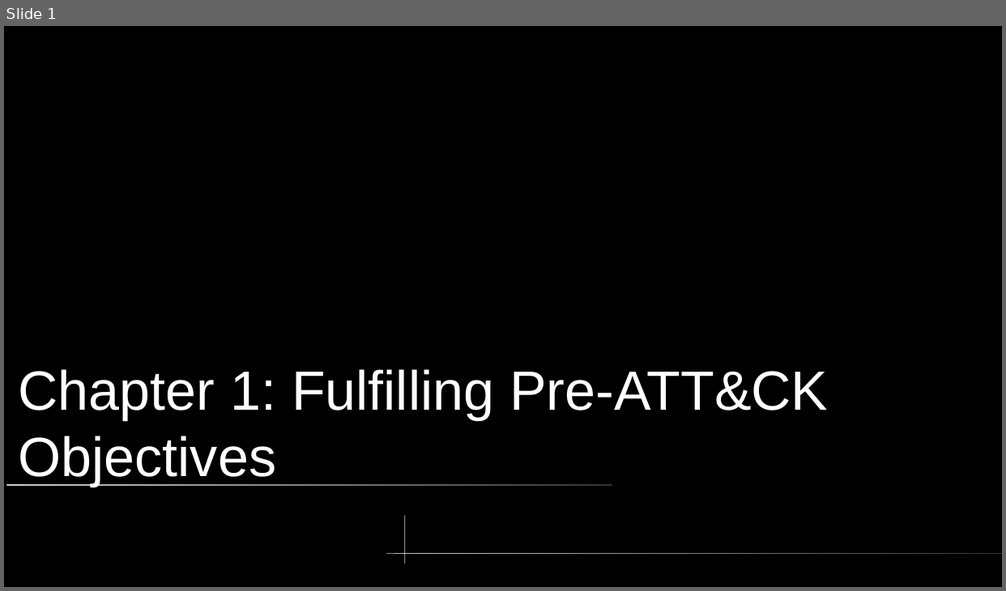
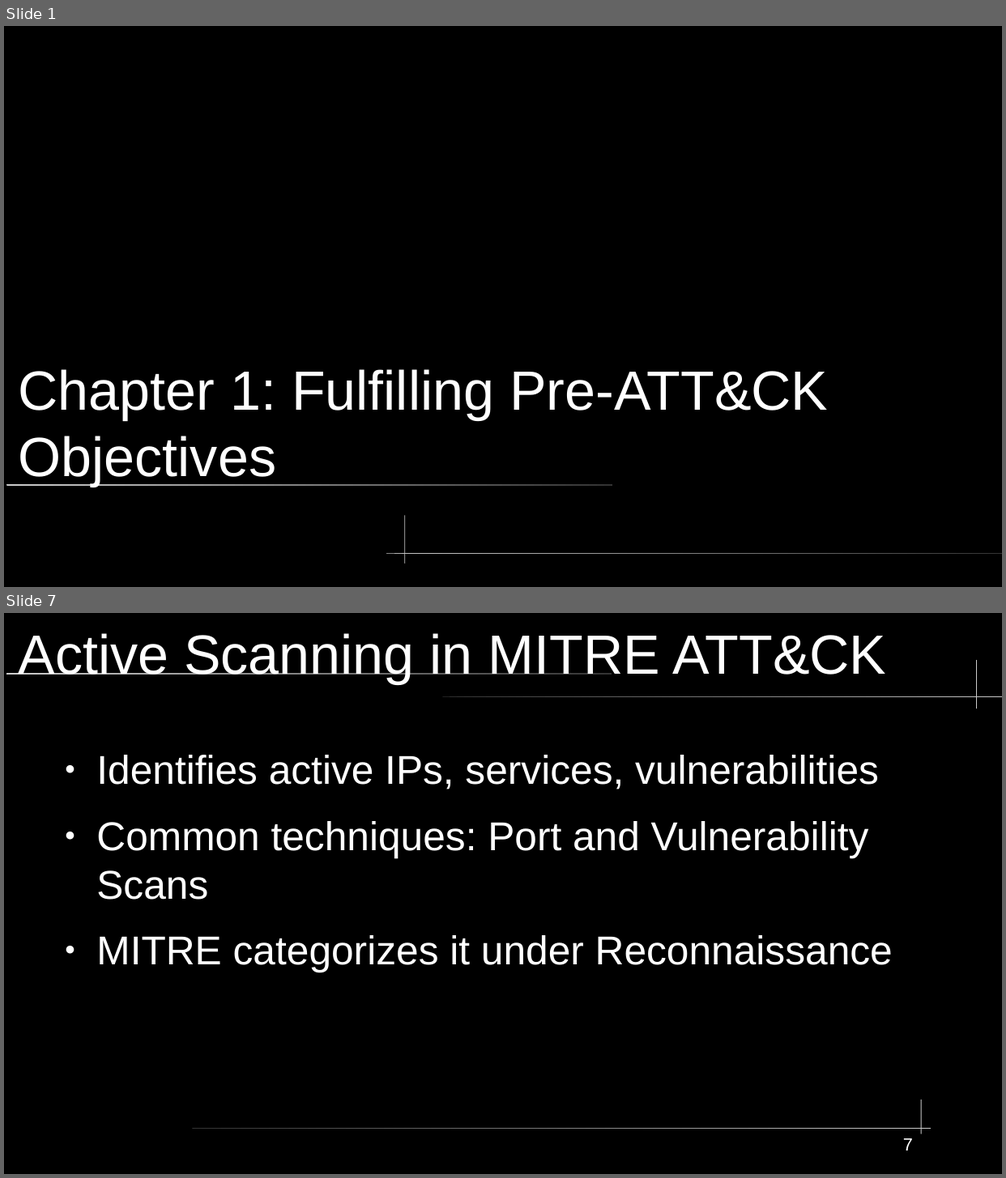
Before and after one commit to xXxSpicyBoiiixXx/COMPSFI-212, a slide deck: Cyber-Chapters/Chapter 1/Chapter1.odp. Shown one above the other, each under a label of ours: slide 1 before the commit, slides 1 and 7 after it; the slides between them are not shown. The pictures are 1006x591 and 1006x1178 pixels, drawn with LibreOffice and Linux fonts; fonts in the diff are those of the drawing. Boxes give left, top, right and bottom in pixels: in the first picture for what was removed or moved away, otherwise in the second. Text is boxed around its words. In the diff, an @@ line names an element or a change of style, - is before the commit and + after.

```diff
--- a/Cyber-Chapters/Chapter 1/Chapter1.odp
+++ b/Cyber-Chapters/Chapter 1/Chapter1.odp
@@ slide 7 added at bbox=[4, 613, 1002, 1174], background #000000 @@
@@ title added at bbox=[19, 633, 886, 684], 44 pt, text #FFFFFF @@
+Active Scanning in MITRE ATT&CK
@@ freeform shape added at bbox=[977, 660, 978, 709], fill #CCCCCC @@
@@ rounded rectangle added at bbox=[6, 673, 612, 675], fill gradient #CCCCCC to #333333 @@
@@ rounded rectangle added at bbox=[443, 696, 1002, 697], fill gradient #333333 to #CCCCCC @@
@@ text added at bbox=[96, 755, 893, 973], 32 pt, text #FFFFFF @@
+● Identifies active IPs, services, vulnerabilities
+● Common techniques: Port and Vulnerability Scans
+● MITRE categorizes it under Reconnaissance
@@ freeform shape added at bbox=[922, 1100, 923, 1135], fill #CCCCCC @@
@@ rounded rectangle added at bbox=[193, 1128, 931, 1129], fill gradient #333333 to #CCCCCC @@
@@ page number added at bbox=[903, 1139, 913, 1151], 14 pt, text #FFFFFF @@
+7
```
Also in this commit, not shown: 1 slide changed, 18 other slides added, 1 slide removed, 3 other files.
